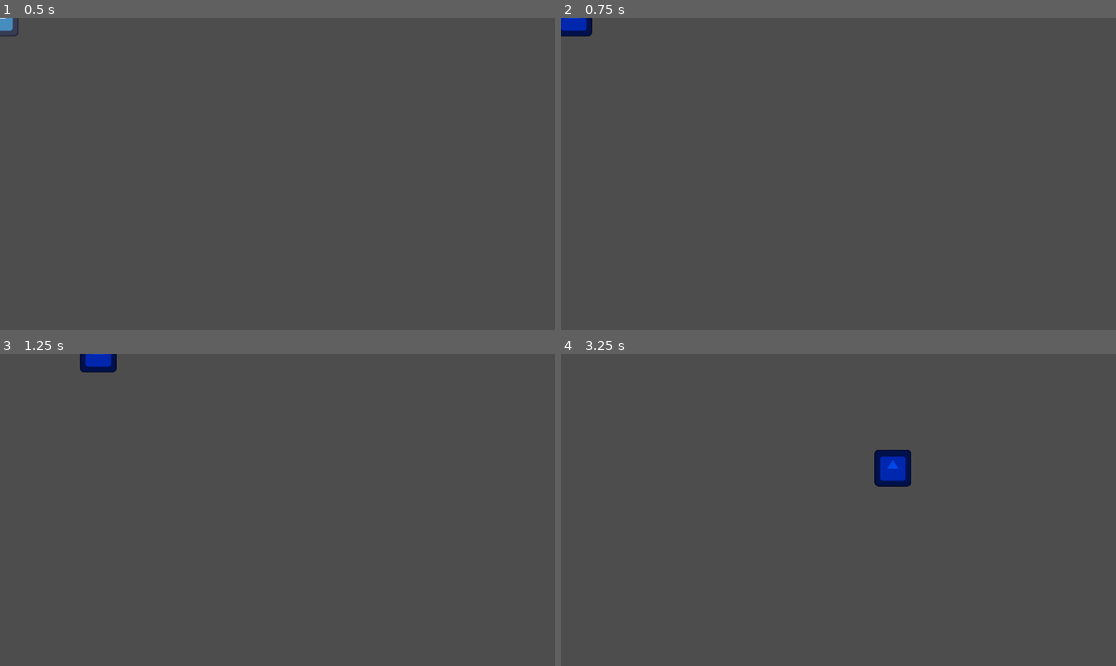
Above: before the commit, frames 1-4 (two rows, left to right).
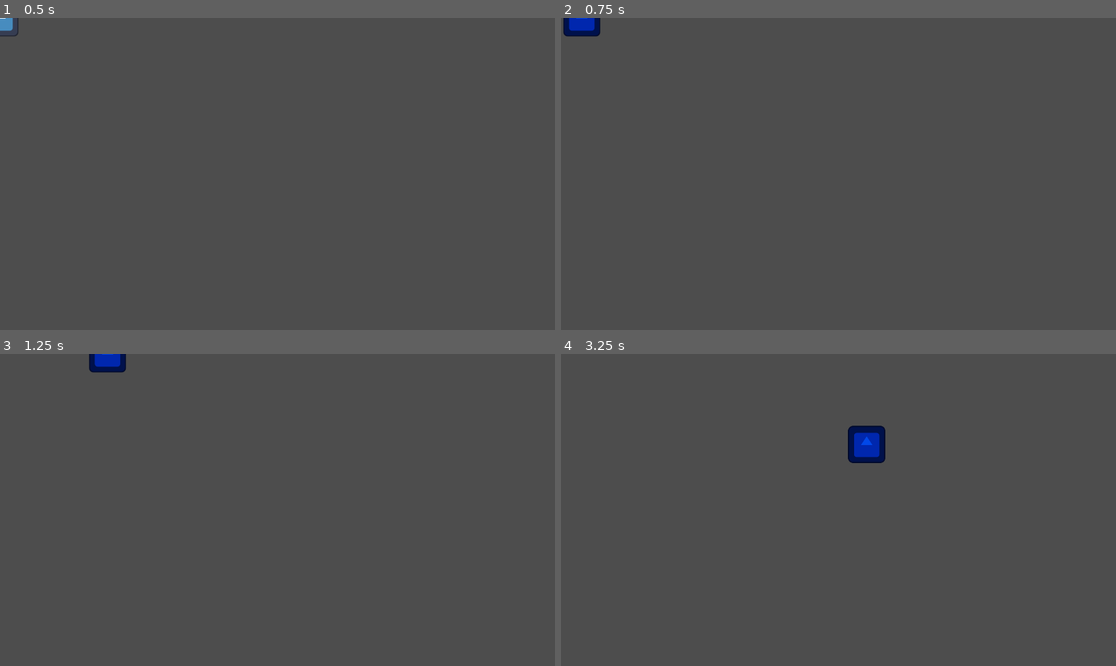
Above: after the commit, the same moments.

Repository: BendenizMustafaCengiz/Brackeys-Jam-2026.1
Game: Godot game, scene res://Scenes/player.tscn
Two runs of this game, one before a commit and one after it. Both use one fixed random seed, a clock stepped at 60 frames per second and the inputs below. The project has no main scene, so this scene is started directly. The engine's default icon, where the game draws it, is replaced by a stand-in: a white triangle on a blue panel in a dark square.
Inputs:
- Up to frame 1 (0.5 s): no input
- Up to frame 2 (0.75 s): tap Enter at 0.5 s; hold Right (right) from 0.53 s (still down)
- Up to frame 3 (1.25 s): keep holding Right (right)
- Up to frame 4 (3.25 s): release Right (right) at 1.28 s; hold S (down) 1.28-2.03 s; hold Right (right) 2.03-2.78 s; hold W (up) from 2.78 s (still down)

Frame 1 is identical in both runs. In frame 2, 0.2% of the frame differs, in the area x 0-8%, y 0-7%; in frame 3, 0.3%; in frame 4, 1.5%, in the area x 51-64%, y 22-43%.

Commit message:
player movement fixed, changeScene transition added

Diff:
--- /dev/null
+++ b/Scenes/change_scene.tscn
@@ -0,0 +1,55 @@
+[gd_scene format=3 uid="uid://b04hkkf4tmrdv"]
+
+[ext_resource type="Script" uid="uid://bkhfq3i7hx8wo" path="res://Scripts/change_scene.gd" id="1_3v8bn"]
+
+[sub_resource type="Animation" id="Animation_77ygq"]
+length = 0.001
+tracks/0/type = "value"
+tracks/0/imported = false
+tracks/0/enabled = true
+tracks/0/path = NodePath("black:color")
+tracks/0/interp = 1
+tracks/0/loop_wrap = true
+tracks/0/keys = {
+"times": PackedFloat32Array(0),
+"transitions": PackedFloat32Array(1),
+"update": 0,
+"values": [Color(0, 0, 0, 0)]
+}
+
+[sub_resource type="Animation" id="Animation_3v8bn"]
+resource_name = "change_scenei"
+length = 0.5
+tracks/0/type = "value"
+tracks/0/imported = false
+tracks/0/enabled = true
+tracks/0/path = NodePath("black:color")
+tracks/0/interp = 1
+tracks/0/loop_wrap = true
+tracks/0/keys = {
+"times": PackedFloat32Array(0, 0.4),
+"transitions": PackedFloat32Array(1, 1),
+"update": 0,
+"values": [Color(0, 0, 0, 0), Color(0, 0, 0, 1)]
+}
+
+[sub_resource type="AnimationLibrary" id="AnimationLibrary_5vupi"]
+_data = {
+&"RESET": SubResource("Animation_77ygq"),
+&"change_scene": SubResource("Animation_3v8bn")
+}
+
+[node name="ChangeScene" type="CanvasLayer" unique_id=484799161]
+script = ExtResource("1_3v8bn")
+
+[node name="black" type="ColorRect" parent="." unique_id=589774319]
+anchors_preset = 15
+anchor_right = 1.0
+anchor_bottom = 1.0
+grow_horizontal = 2
+grow_vertical = 2
+mouse_filter = 2
+color = Color(0, 0, 0, 0)
+
+[node name="AnimationPlayer" type="AnimationPlayer" parent="." unique_id=1650983717]
+libraries/ = SubResource("AnimationLibrary_5vupi")
--- /dev/null
+++ b/Scripts/change_scene.gd
@@ -0,0 +1,11 @@
+extends CanvasLayer
+class_name SceneManager
+
+@onready var animation_player: AnimationPlayer = $AnimationPlayer
+
+
+func change_scene(scene_path: String)->void:
+	animation_player.play("change_scene")
+	await animation_player.animation_finished
+	get_tree().change_scene_to_file(scene_path)
+	animation_player.play_backwards("change_scene")
--- a/Scripts/player.gd
+++ b/Scripts/player.gd
@@ -3,22 +3,23 @@
 
 const MAX_SPEED : int = 600
 var speed_multiplier : float = 1.0
-const ACCEL: float = 40.0
-const FRIC : float = 50.0
+const ACCEL: int = 70
+const FRIC : int = 70
 var speed : Vector2 = Vector2.ZERO
 
 
 func _physics_process(_delta: float) -> void:
 	move_and_slide()
 
-
 func move(dir : Vector2, delta: float)-> void:
 	if dir.length() >0:
 		speed += ACCEL*dir
+	elif speed.length() > FRIC:
+		speed -= FRIC *speed.normalized()
 	else:
-		speed -= FRIC *speed.normalized()
+		speed = Vector2.ZERO
 	if speed.length() > MAX_SPEED:
 		speed = MAX_SPEED * speed.normalized()
-	elif speed.length() < 0:
+	elif speed.length() <= 0:
 		speed = Vector2.ZERO
 	position += speed*delta
--- a/project.godot
+++ b/project.godot
@@ -13,6 +13,10 @@
 config/name="Brackeys Jam 2026.1"
 config/features=PackedStringArray("4.6", "GL Compatibility")
 config/icon="res://icon.svg"
+
+[autoload]
+
+ChangeScene="*uid://b04hkkf4tmrdv"
 
 [display]
 
Not shown, added: Scripts/change_scene.gd.uid
